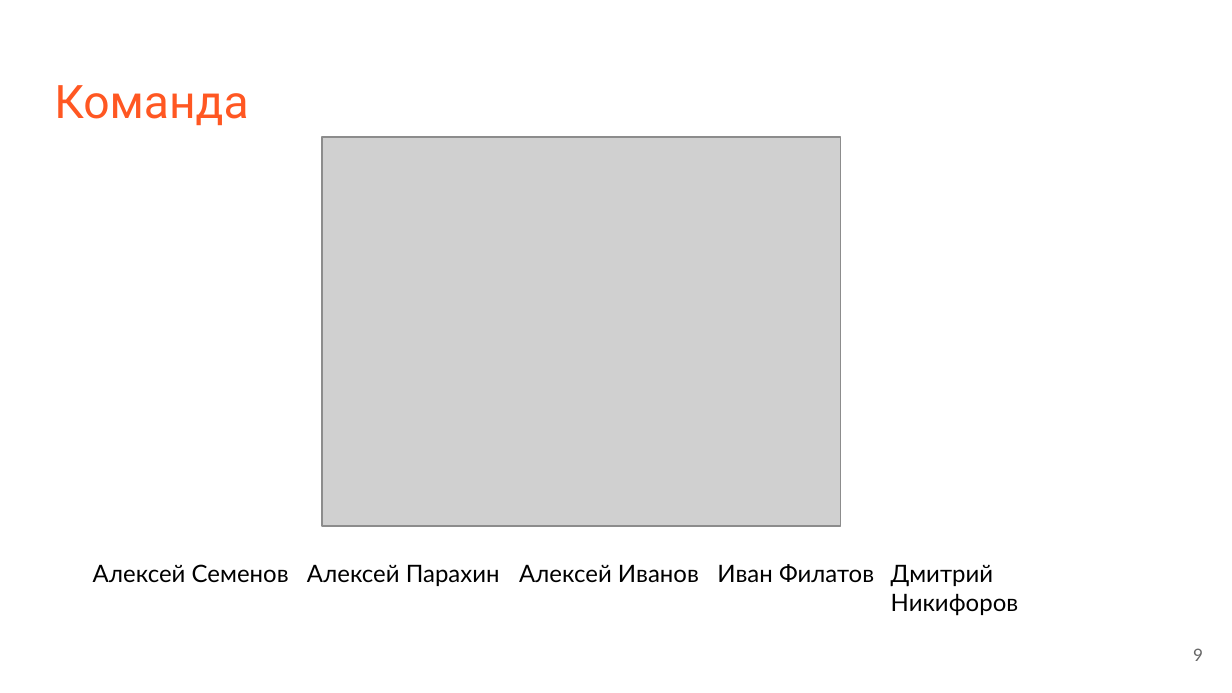
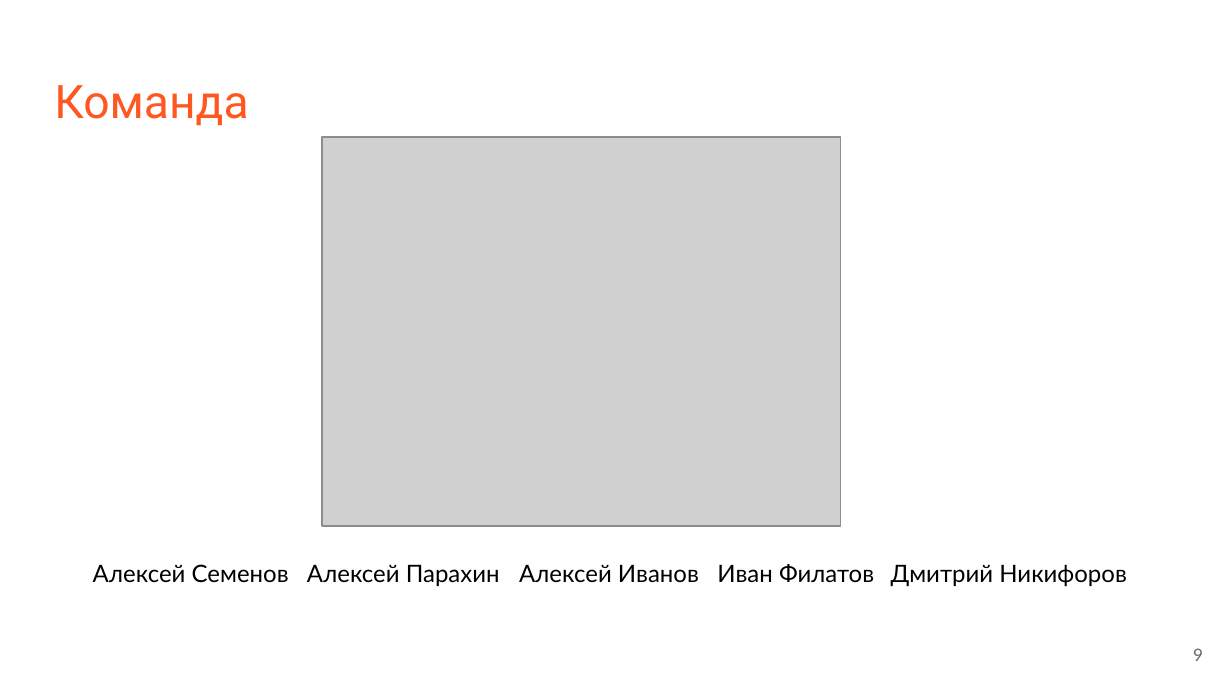
Before and after one commit to Cursed-Mountain-Rave-Cave/Hacks-AI-2021, a slide deck: slide 9 of Ai we can.pptx. Drawn at 1232x693 pixels with LibreOffice and Linux fonts; fonts in the diff are those of the drawing; grey boxes stand for pictures. Boxes give left, top, right and bottom in pixels: in the first picture for what was removed or moved away, otherwise in the second. Text is boxed around its words. In the diff, an @@ line names an element or a change of style, - is before the commit and + after.

```diff
--- a/Ai we can.pptx
+++ b/Ai we can.pptx
@@ text "Дмитрий Никифоров" rewrapped from (891, 564, 1019, 616) to (891, 564, 1127, 587) @@
```
Also in this commit, not shown: 1 other slide changed, 1 other file.
